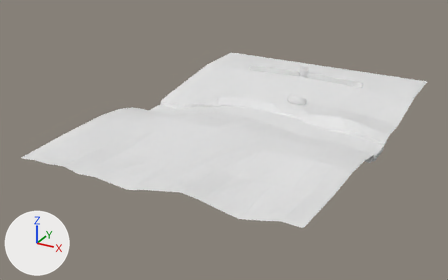
The Blender file examples/resources/models/blender/MenuHut.blend: old version first, new version second.
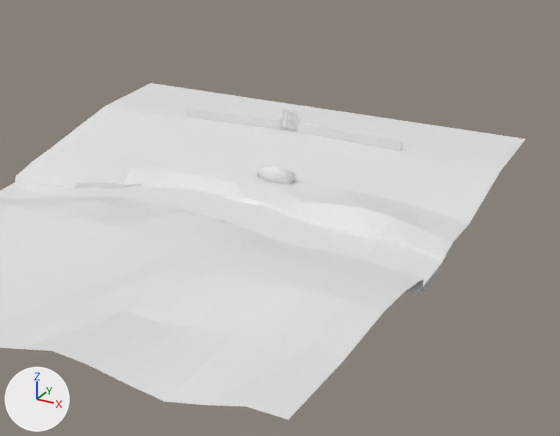
Each version is shown whole from a camera (50 mm lens) standing at (39.3, -111.0, 35.2) and looking at (-3.2, -33.7, -3.4), then close up on the part from 34% to 99% of the width and 3% to 85% of the height. Lighting does not change. The marker at lower left points along +X, +Y and +Z.

Objects in the first close-up: 'Fence', 'Gate', 'River', 'Terrain'.
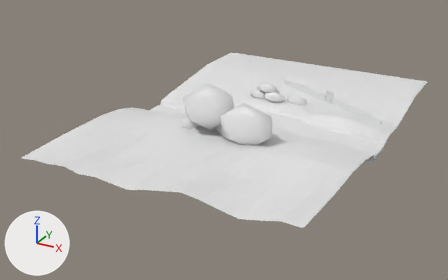
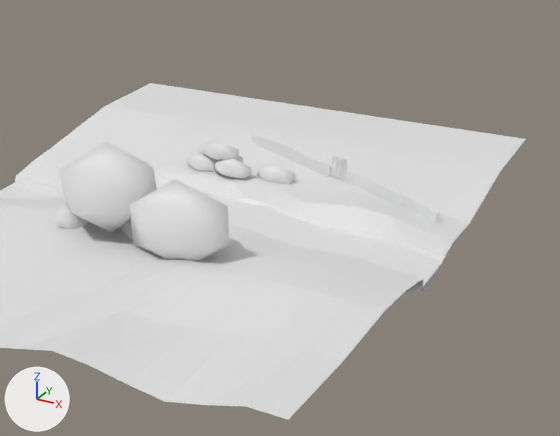
Boxes [x1, y1, x2, y2] around the edits, measured in the close-ups (560 x 436 px):
'RockPile2', added
    after: [56, 142, 229, 261]
'Fence', moved, turned
    before: [186, 106, 402, 151]
    after: [252, 134, 440, 223]
'RockPile', added
    after: [187, 141, 251, 179]
'Gate', moved, turned
    before: [280, 109, 299, 132]
    after: [330, 155, 348, 182]

What changed in the scene script:
```text
Add me_rockpile2:
    me_rockpile2.from_pydata(...)  # 96 vertices, 160 faces; spans x -2.49..2.47, y -27.9..-22.22, z -0.59..2.27
    me_rockpile2.polygons.foreach_set('use_smooth', [True] * 160)
    me_rockpile2.materials.append(mat_naturetexture)  # its picture is missing
Add me_rockpile:
    me_rockpile.from_pydata(...)  # 60 vertices, 100 faces; spans x 0.09..2.3, y -8.56..-5.44, z 1.61..2.73
    me_rockpile.polygons.foreach_set('use_smooth', [True] * 100)
    me_rockpile.materials.append(mat_naturetexture)  # its picture is missing
Change ob_fence:
    ob_fence.location: (5.0, -11.61, 0.74) -> (11.66, -22.16, 0.26)
    ob_fence.rotation_euler: (0.0, 0.0, 0.0) -> (0.0, 0.0, -0.418)  # degrees (0, 0, 0) -> degrees (0, 0, -24)
Change ob_gate:
    ob_gate.location: (-0.63, -9.3, 0.48) -> (7.45, -17.76, -0.23)
    ob_gate.rotation_euler: (0.0, 1.602, 0.0) -> (0.0, 1.602, -0.418)  # degrees (0, 92, 0) -> degrees (0, 92, -24)
Add ob_rockpile2:
    ob_rockpile2 = bpy.data.objects.new('RockPile2', me_rockpile2)
    ob_rockpile2.location = (0.0, 0.0, 0.0)
    ob_rockpile2.scale = (3.0, 1.5, 3.0)
Add ob_rockpile:
    ob_rockpile = bpy.data.objects.new('RockPile', me_rockpile)
    ob_rockpile.location = (-5.69, -9.06, -5.98)
    ob_rockpile.scale = (3.0, 1.5, 3.0)
```
